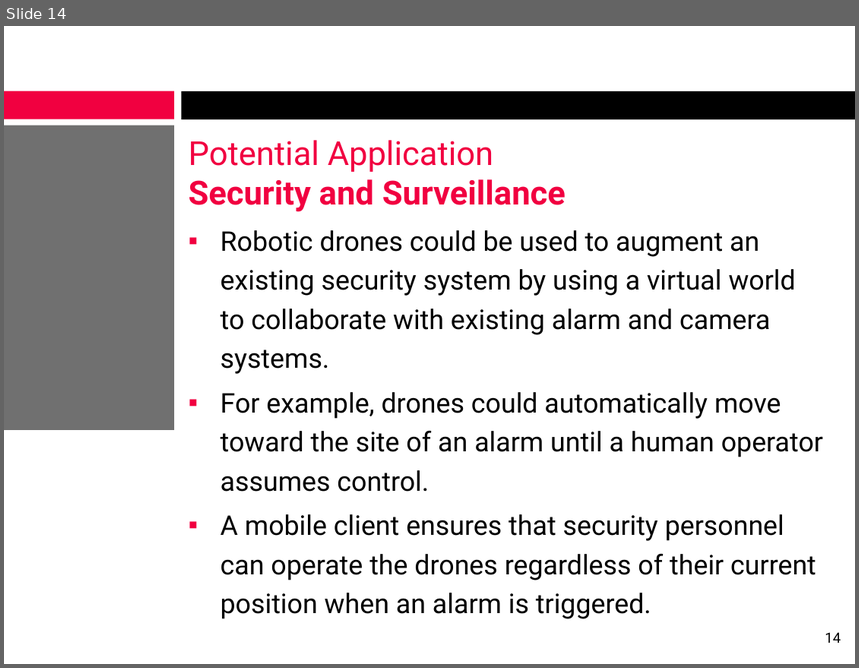
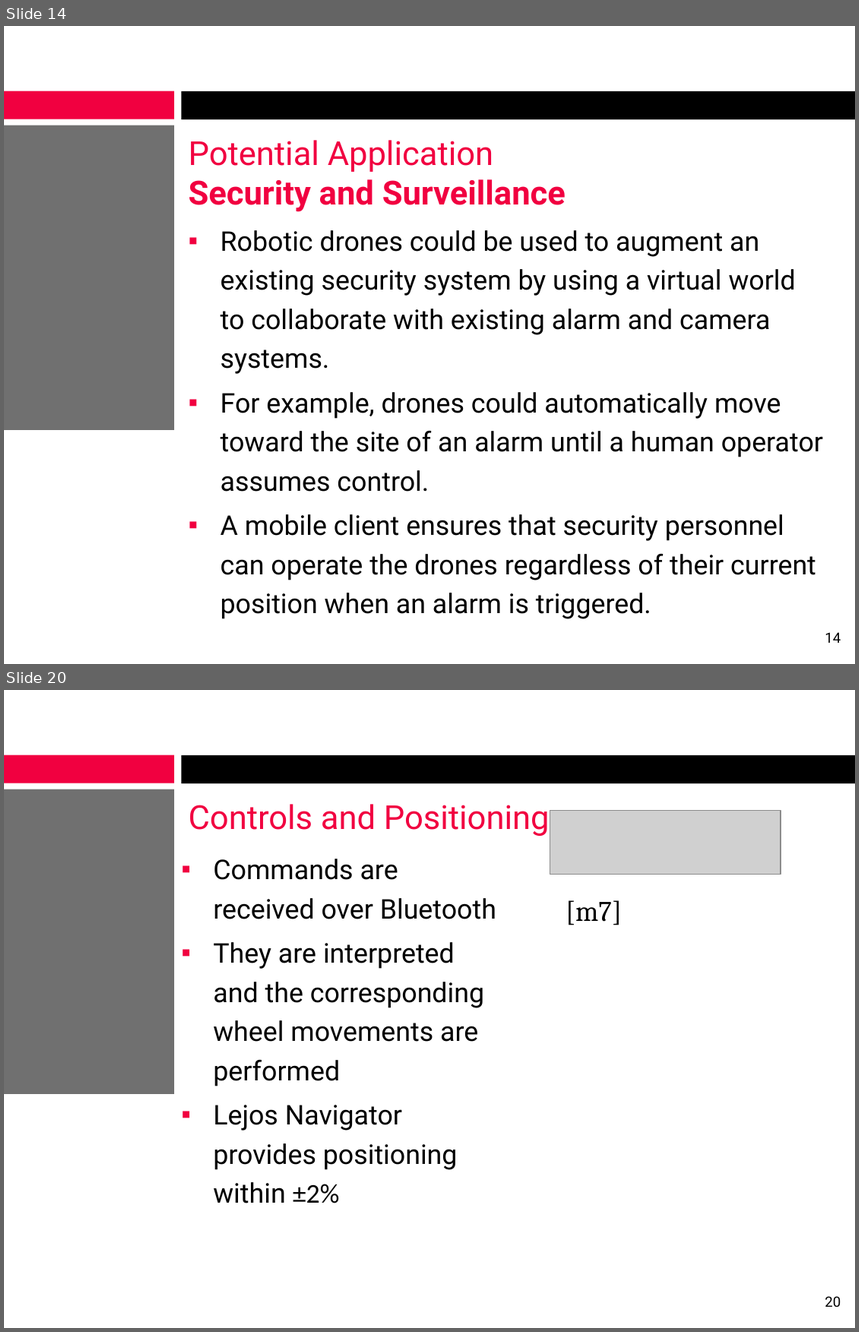
Before and after one commit to alexcraig/RoboWars, a slide deck: docs/presentation_slides/RoboWarsPresentation_AlexCraig.pptx. Shown one above the other, each under a label of ours: slide 14 before the commit, slides 14 and 20 after it; the slides between them are not shown. The pictures are 859x668 and 859x1332 pixels, drawn with LibreOffice and Linux fonts; fonts in the diff are those of the drawing; grey boxes stand for pictures; background and template pictures are left out. Boxes give left, top, right and bottom in pixels: in the first picture for what was removed or moved away, otherwise in the second. Text is boxed around its words. In the diff, an @@ line names an element or a change of style, - is before the commit and + after.

```diff
--- a/docs/presentation_slides/RoboWarsPresentation_AlexCraig.pptx
+++ b/docs/presentation_slides/RoboWarsPresentation_AlexCraig.pptx
@@ slide 20 added at bbox=[4, 690, 855, 1328], background #FFFFFF; not listed: 3 template elements that a slide beside it also shows @@
@@ title added at bbox=[189, 804, 550, 836], 28 pt, text #F10040 @@
+Controls and Positioning
@@ picture added at bbox=[550, 811, 781, 875] @@
@@ text added at bbox=[213, 859, 496, 1204], 23 pt, text #000000 @@
+▪ Commands are received over Bluetooth
+▪ They are interpreted and the corresponding wheel movements are performed
+▪ Lejos Navigator provides positioning within ±2%
@@ text added at bbox=[566, 901, 622, 926], 24 pt, text #000000 @@
+[m7]
@@ page number added at bbox=[825, 1296, 841, 1307], 12 pt, text #000000 @@
+20
```
Also in this commit, not shown: 1 slide changed, 7 other slides added.
